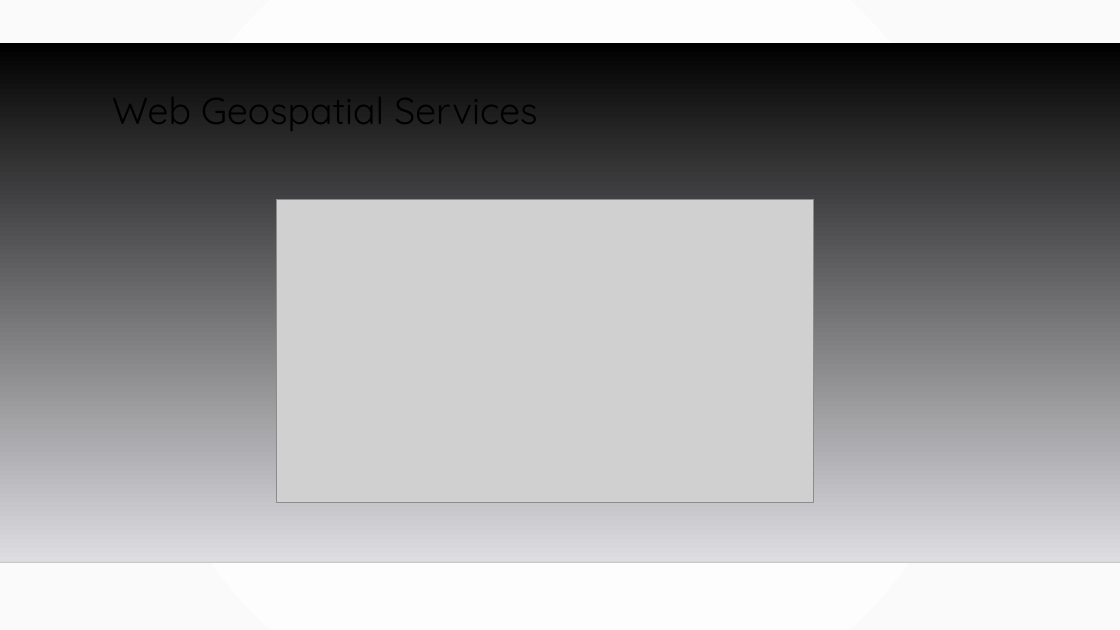
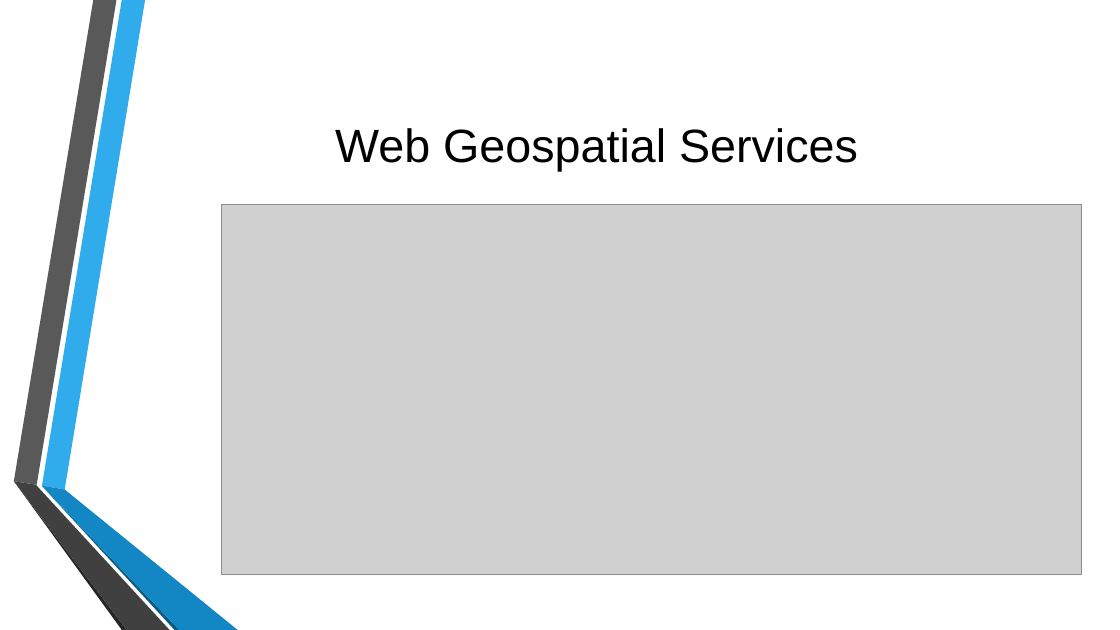
Before and after one commit to MGIS-UMN/GIS5577_week10, a slide deck: slide 11 of WebMapping_Backend.odp. Drawn at 1120x630 pixels with LibreOffice and Linux fonts; fonts in the diff are those of the drawing; grey boxes stand for pictures; background and template pictures are left out. Boxes give left, top, right and bottom in pixels: in the first picture for what was removed or moved away, otherwise in the second. Text is boxed around its words. In the diff, an @@ line names an element or a change of style, - is before the commit and + after.

```diff
--- a/WebMapping_Backend.odp
+++ b/WebMapping_Backend.odp
@@ background gradient #FFFFFF to #FAFAFA to picture (left out) @@
@@ freeform shape removed at (0,43,1120,562) @@
@@ title "Web Geospatial Services": place and size @@
-title "Web Geospatial Services" at (112,80,537,135)
+title "Web Geospatial Services" at (335,128,858,171)
@@ title "Web Geospatial Services" at (335,128,858,171): size 32 to 40 pt, font Quicksand to Arial; alignment left to centre; line spacing 0.9 to 1; vertical alignment top to middle @@
@@ picture: place and size @@
-picture at (276,199,814,502)
+picture at (221,204,1081,574)
@@ group added at (13,0,238,630): 6 freeform shapes @@
@@ line removed from (0, 562) to (1120, 562) @@
```
Also in this commit, not shown: 12 other slides changed, 1 other file.
